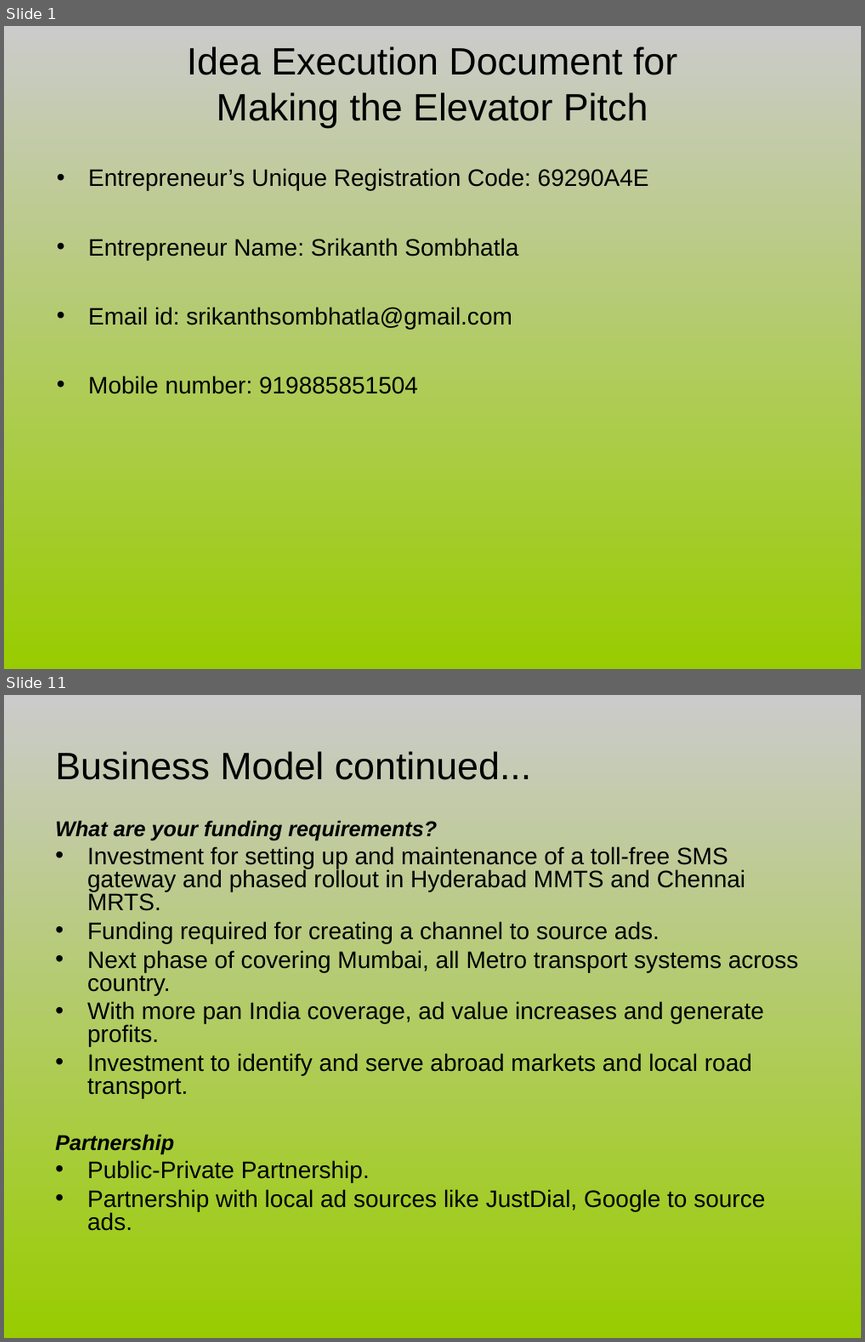
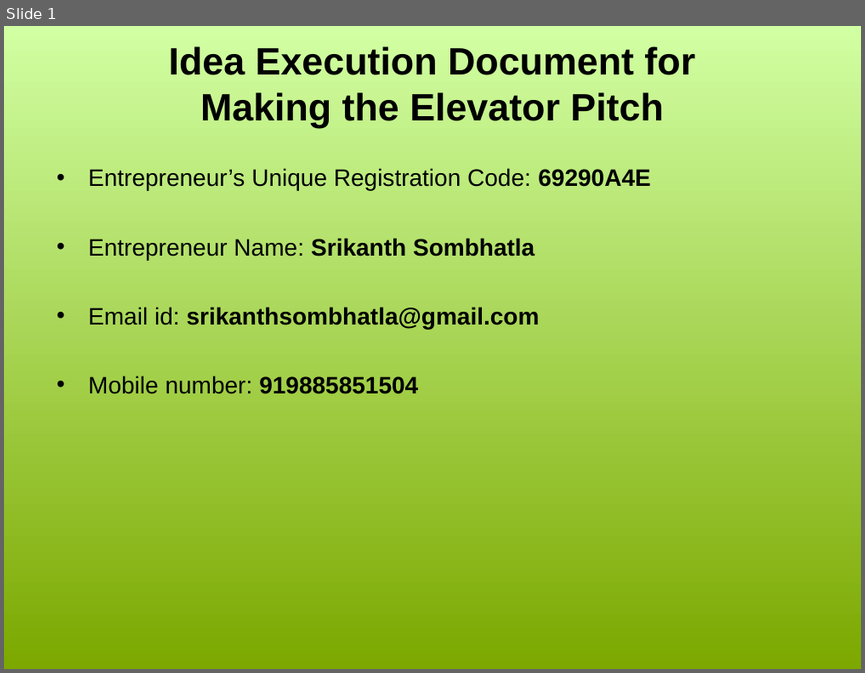
Before and after one commit to sriks/decii, a slide deck: mobileticketing/69290A4E.ppt. Shown one above the other, each under a label of ours: slides 1 and 11 before the commit, slide 1 after it; the slides between them are not shown. The pictures are 865x1342 and 865x673 pixels, drawn with LibreOffice and Linux fonts; fonts in the diff are those of the drawing. Boxes give left, top, right and bottom in pixels: in the first picture for what was removed or moved away, otherwise in the second. Text is boxed around its words. In the diff, an @@ line names an element or a change of style, - is before the commit and + after.

```diff
--- a/mobileticketing/69290A4E.ppt
+++ b/mobileticketing/69290A4E.ppt
@@ slide 11 removed at (4, 695, 861, 1338), background gradient #CBCBCB to #99CC00 @@
@@ title removed at (55, 751, 531, 780) @@
-Business Model continued...
@@ text removed at (55, 820, 799, 1231) @@
-What are your funding requirements?
-• Investment for setting up and maintenance of a toll-free SMS gateway and phased rollout in Hyderabad MMTS and Chennai MRTS.
-• Funding required for creating a channel to source ads.
-• Next phase of covering Mumbai, all Metro transport systems across country.
-• With more pan India coverage, ad value increases and generate profits.
-• Investment to identify and serve abroad markets and local road transport.
-Partnership
-• Public-Private Partnership.
-• Partnership with local ad sources like JustDial, Google to source ads.
@@ slide 1 changed as well @@
@@ background gradient #CBCBCB to #99CC00 to gradient #D1FFA3 to #7CA800 @@
@@ title "Idea Execution Document for Making ..." at (169, 46, 695, 128): bold on @@
@@ text "Entrepreneur’s Unique Registration Code: 69290A4E" at (88, 168, 650, 394): bold on in "69290A4E", "Srikanth Sombhatla", "srikanthsombhatla@gmail.com", "919885851504" @@
```
Also in this commit, not shown: 8 slides added, 9 other slides removed.
